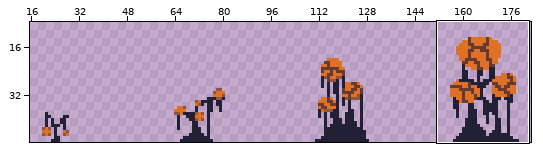
Sprite sheet -- game/assets/textures/tree.png. The first picture is a wide view before the edit; the outline marks the close-up.
Close-up. First the earlier version:
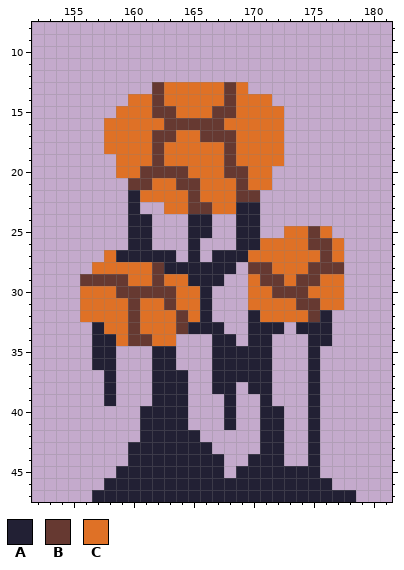
The file is 192x48 pixels. Shown: x 152..181, y 8..47. The wide view leaves out empty margins. The commit also changed other parts of the picture, which this record leaves out.
Palette (. is transparent): A #222034  B #663931  C #df7126
Pixels before, first column x 156:
13 ......BCCCCCBC.........
14 ....CCBCCCCCBCCC.......
15 ...CCCBBCCCBBCCCC......
16 ..CCCCCBBBBBCCCCC......
17 ..CCCCBBCCBBBCCCC......
18 ..CCCCBCCCCCBCCCC......
19 ...CCCBCCCCCBCCCC......
20 ...CCBBBBCCCBBCC.......
21 ....BBCCBBCCCBCC.......
22 ....ACCCCBCCCBB........
23 ....A..CCBBCCAA........
24 ....AA...AA..AA........
25 ....AA...AA..AA..CCBC..
26 ....AA...A...AACCCCBBC.
27 ..CAAAAA.A.AAACCCCCCBC.
28 .CCCCCBAAAAAA.BBCCCBBB.
29 BBBBCCBCCAAA..CBBCBBCC.
30 CCCBBBBBCCA...CCBBBCCC.
31 CCCCBCCBCCA...CCCCBBCC.
32 CCCCBCCCBCA...ACCCCBA..
33 .ACCBCCCBAAA..AAA.AAA..
34 .AACBBCC...AA.AA...AA..
35 .AA...AA...AAAAA...A...
36 .AA...AA...AAAAA...A...
37 ..A...AAA..AAAAA...A...
38 ..A...AAA..AA.AA...A...
39 ..A...AAA...A..A...A...
40 .....AAAA...A..AA..A...
41 .....AAAA...A..AA..A...
42 .....AAAAA.....AA..A...
43 ....AAAAAAA....AA..A...
44 ....AAAAAAAA..AAA..A...
45 ...AAAAAAAAA.AAAAAAA...
46 ..AAAAAAAAAAAAAAAAAAA..
47 .AAAAAAAAAAAAAAAAAAAAAA
The result:
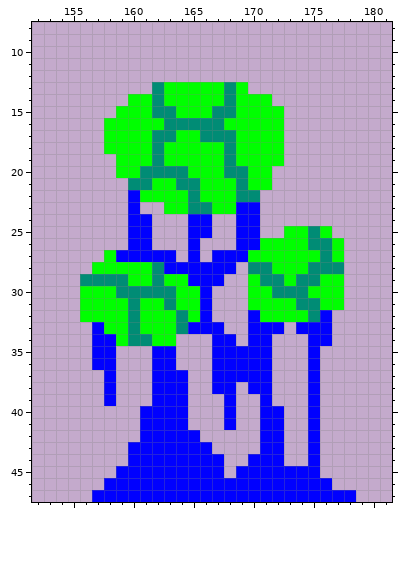
What changed:
{"colour":"A","old":"#222034","new":"#0000ff"}
{"colour":"B","old":"#663931","new":"#008c75"}
{"colour":"C","old":"#df7126","new":"#00ff00"}
{"label":"changed","picture_box":[80,82,356,502]}
